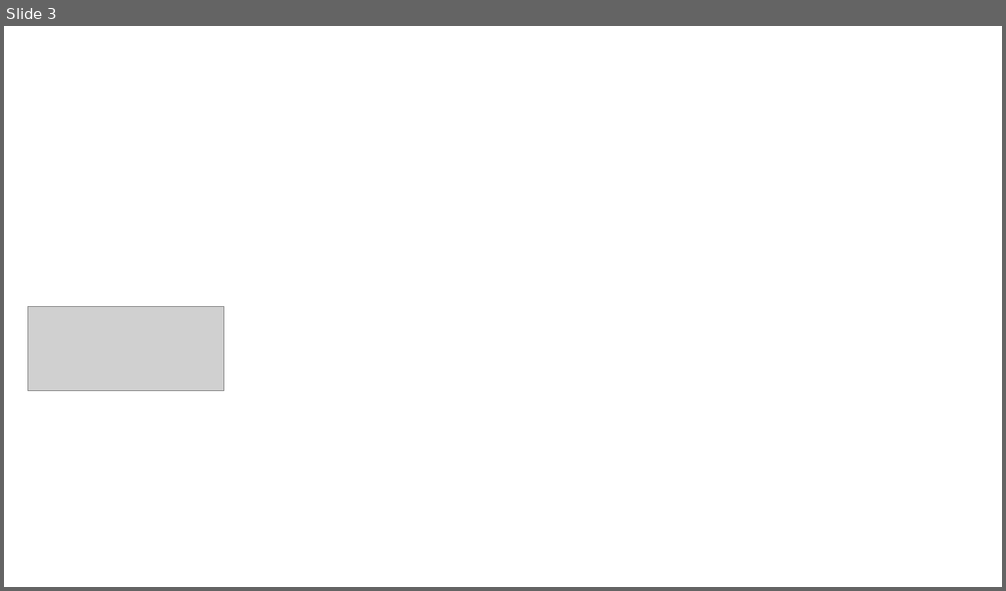
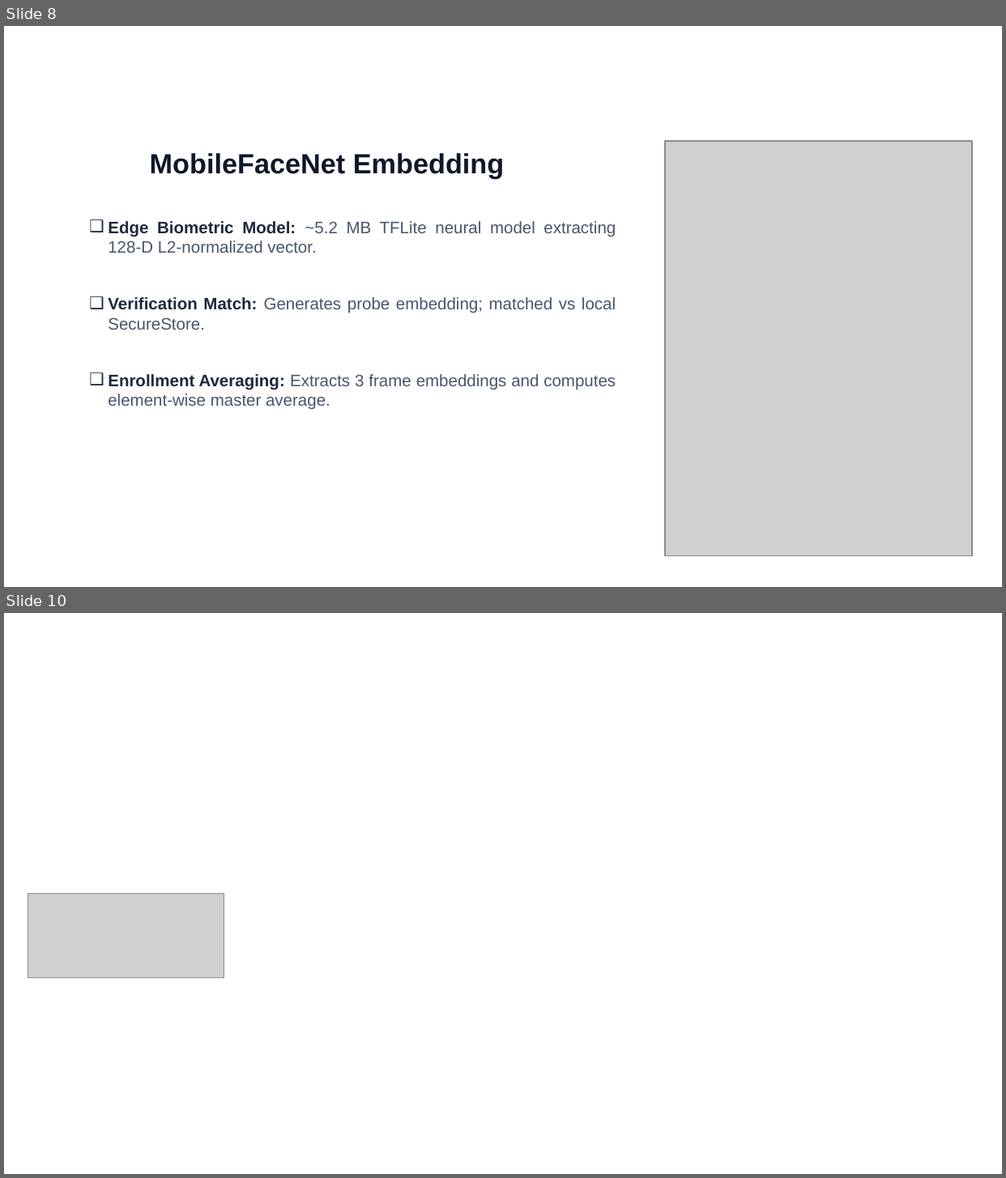
Before and after one commit to KRISHNA-BHAGAVAN/datalake-face-auth, a slide deck: NHAI_Hackathon_Pitch.pptx. Shown one above the other, each under a label of ours: slide 3 before the commit, slides 8 and 10 after it; the slides between them are not shown. The pictures are 1006x591 and 1006x1178 pixels, drawn with LibreOffice and Linux fonts; fonts in the diff are those of the drawing; grey boxes stand for pictures; background and template pictures are left out. Boxes give left, top, right and bottom in pixels: in the first picture for what was removed or moved away, otherwise in the second. Text is boxed around its words. In the diff, an @@ line names an element or a change of style, - is before the commit and + after.

```diff
--- a/NHAI_Hackathon_Pitch.pptx
+++ b/NHAI_Hackathon_Pitch.pptx
@@ slide 8 added at box(4, 26, 1002, 587), background #FFFFFF @@
@@ picture added at box(665, 141, 972, 556) @@
@@ text added at box(150, 153, 504, 178), 20 pt, text #0F172A, bold @@
+MobileFaceNet Embedding
@@ text added at box(108, 221, 616, 410), 12 pt, text #475569 @@
+❑ Edge Biometric Model: ~5.2 MB TFLite neural model extracting 128-D L2-normalized vector.
+❑ Verification Match: Generates probe embedding; matched vs local SecureStore.
+❑ Enrollment Averaging: Extracts 3 frame embeddings and computes element-wise master average.
@@ what was slide 3 is now slide 10 @@
```
Also in this commit, not shown: 6 other slides added, 2 slides removed.
